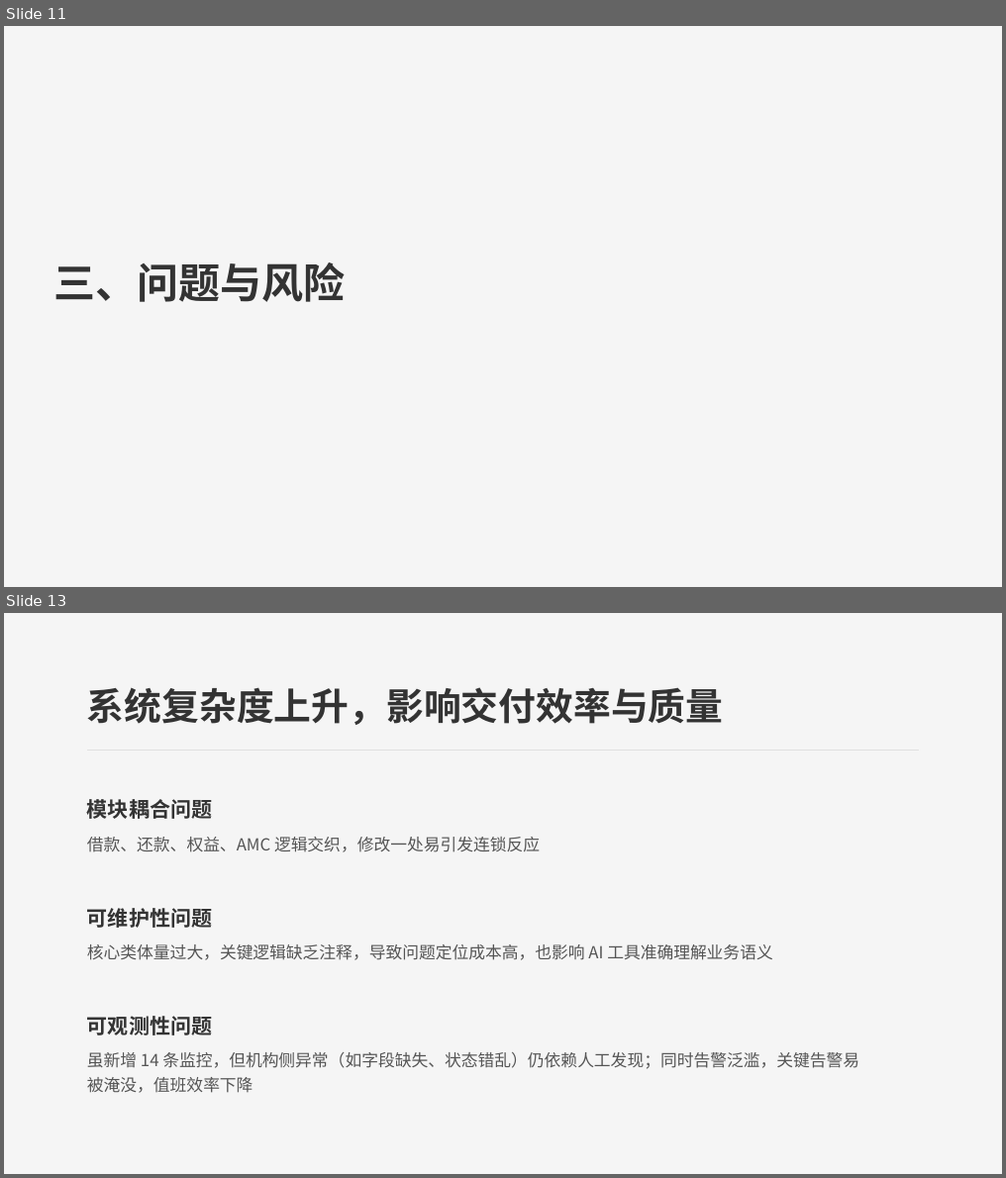
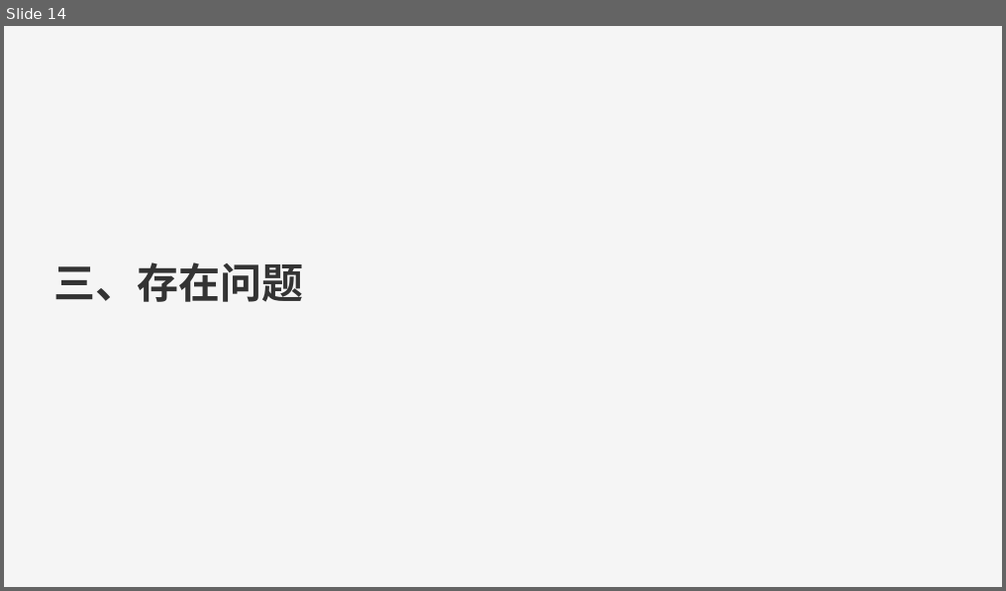
Before and after one commit to 543229143/ai_study, a slide deck: 26/2026年中汇报-研发部-账务组-赵鑫.pptx. Shown one above the other, each under a label of ours: slides 11 and 13 before the commit, slide 14 after it; the slides between them are not shown. The pictures are 1006x1178 and 1006x591 pixels, drawn with LibreOffice and Linux fonts; fonts in the diff are those of the drawing. Boxes give left, top, right and bottom in pixels: in the first picture for what was removed or moved away, otherwise in the second. Text is boxed around its words. In the diff, an @@ line names an element or a change of style, - is before the commit and + after.

```diff
--- a/26/2026年中汇报-研发部-账务组-赵鑫.pptx
+++ b/26/2026年中汇报-研发部-账务组-赵鑫.pptx
@@ slide 13 removed at bbox=[4, 613, 1002, 1174], background #F5F5F5 @@
@@ text removed at bbox=[87, 687, 724, 725] @@
-系统复杂度上升，影响交付效率与质量
@@ line removed from (87, 750) to (919, 750) @@
@@ text removed at bbox=[87, 799, 212, 819] @@
-模块耦合问题
@@ text removed at bbox=[87, 837, 540, 853] @@
-借款、还款、权益、AMC 逻辑交织，修改一处易引发连锁反应
@@ text removed at bbox=[87, 908, 212, 928] @@
-可维护性问题
@@ text removed at bbox=[87, 945, 773, 960] @@
-核心类体量过大，关键逻辑缺乏注释，导致问题定位成本高，也影响 AI 工具准确理解业务语义
@@ text removed at bbox=[87, 1016, 212, 1036] @@
-可观测性问题
@@ text removed at bbox=[87, 1053, 859, 1093] @@
-虽新增 14 条监控，但机构侧异常（如字段缺失、状态错乱）仍依赖人工发现；同时告警泛滥，关键告警易被淹没，值班效率下降
@@ what was slide 11 is now slide 14 @@
@@ slide 14 changed as well @@
@@ text at bbox=[54, 263, 303, 302]: text changed @@
-三、问题与风险
+三、存在问题
```
Also in this commit, not shown: 6 other slides changed, 13 slides added, 10 other slides removed, 5 other files.
